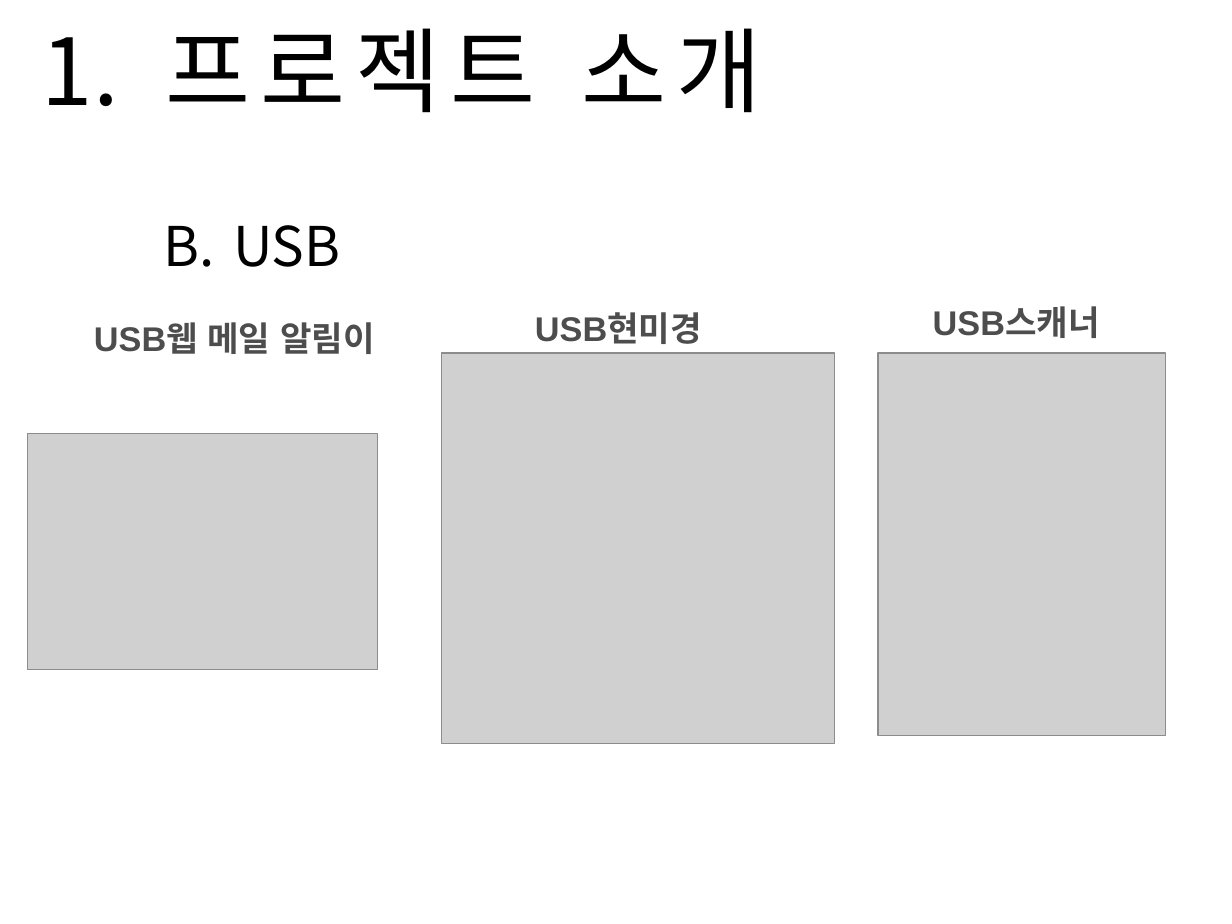
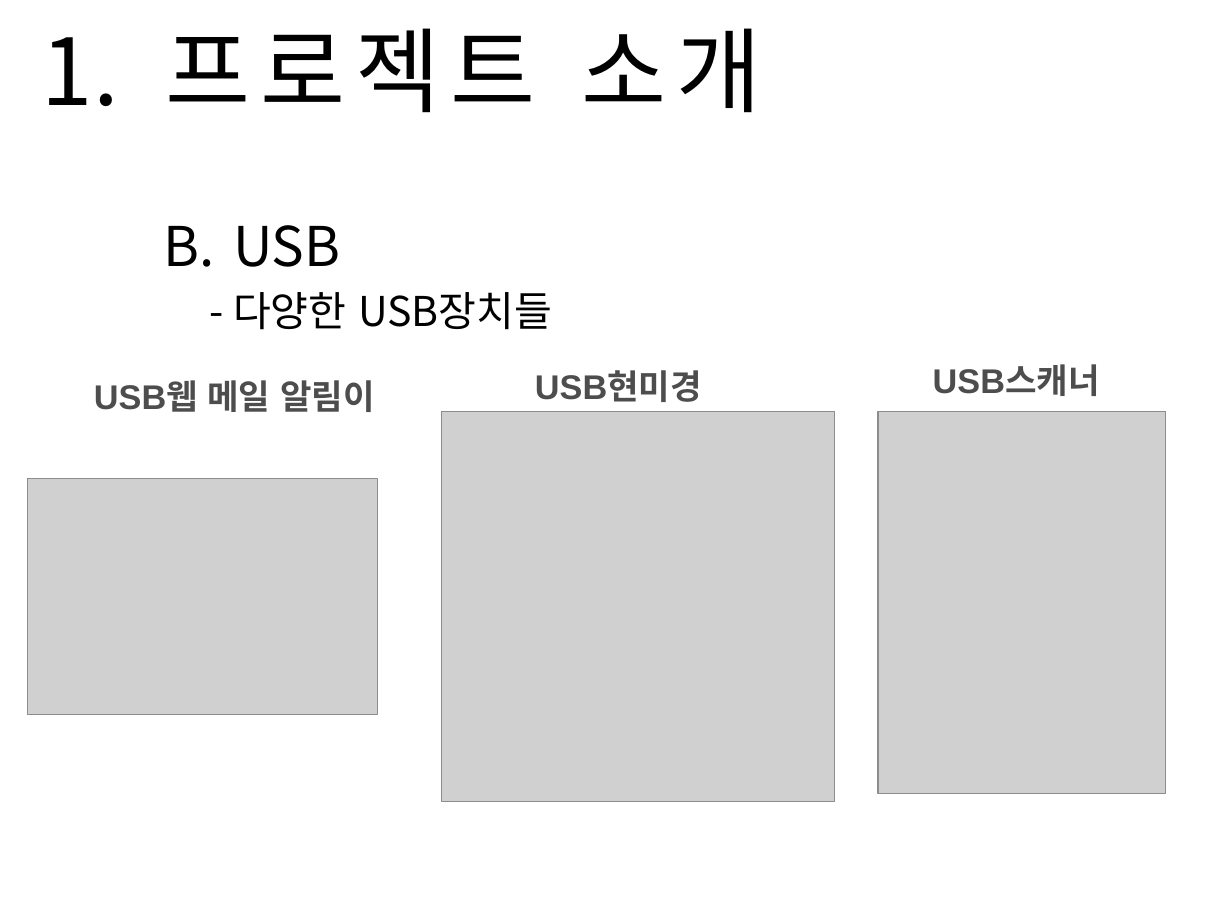
Before and after one commit to Sanghyun-Lee/Android-USB, a slide deck: slide 7 of Documents/presentation doc/proposal_presentation.pptx. Drawn at 1232x924 pixels with LibreOffice and Linux fonts; fonts in the diff are those of the drawing; grey boxes stand for pictures; background and template pictures are left out. Boxes give left, top, right and bottom in pixels: in the first picture for what was removed or moved away, otherwise in the second. Text is boxed around its words. In the diff, an @@ line names an element or a change of style, - is before the commit and + after.

```diff
--- a/Documents/presentation doc/proposal_presentation.pptx
+++ b/Documents/presentation doc/proposal_presentation.pptx
@@ text at bbox=[233, 292, 552, 330]: paragraph added @@
+- 다양한 USB장치들
@@ 3 texts: place and size @@
-3 texts at bbox=[94, 307, 1100, 354]
+3 texts at bbox=[94, 365, 1100, 412]
@@ picture: place and size @@
-picture at bbox=[441, 354, 834, 744]
+picture at bbox=[441, 411, 834, 802]
@@ picture: place and size @@
-picture at bbox=[878, 354, 1167, 736]
+picture at bbox=[878, 411, 1167, 793]
@@ picture: place and size @@
-picture at bbox=[27, 434, 377, 669]
+picture at bbox=[27, 479, 377, 715]
```
Also in this commit, not shown: 7 other slides changed, 6 other files.
